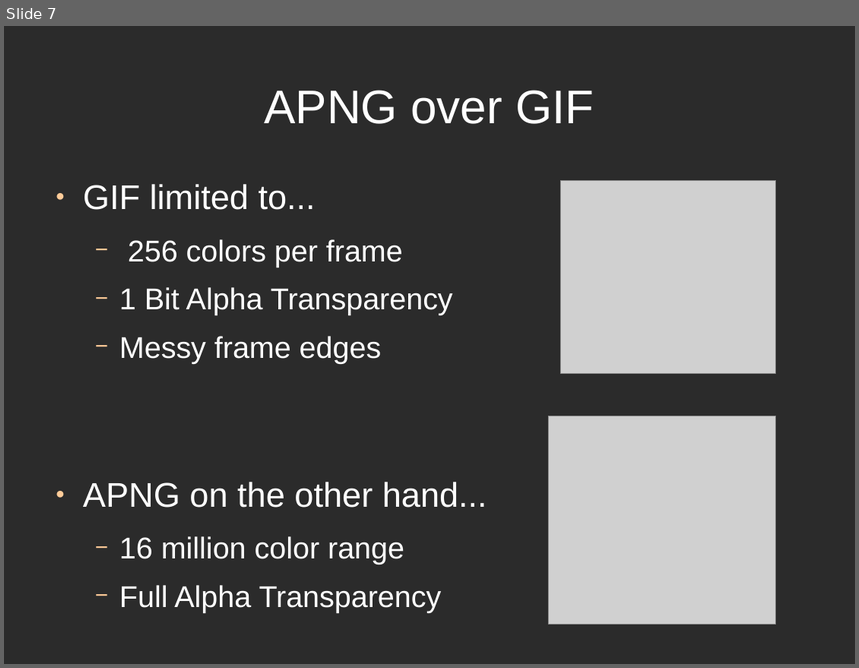
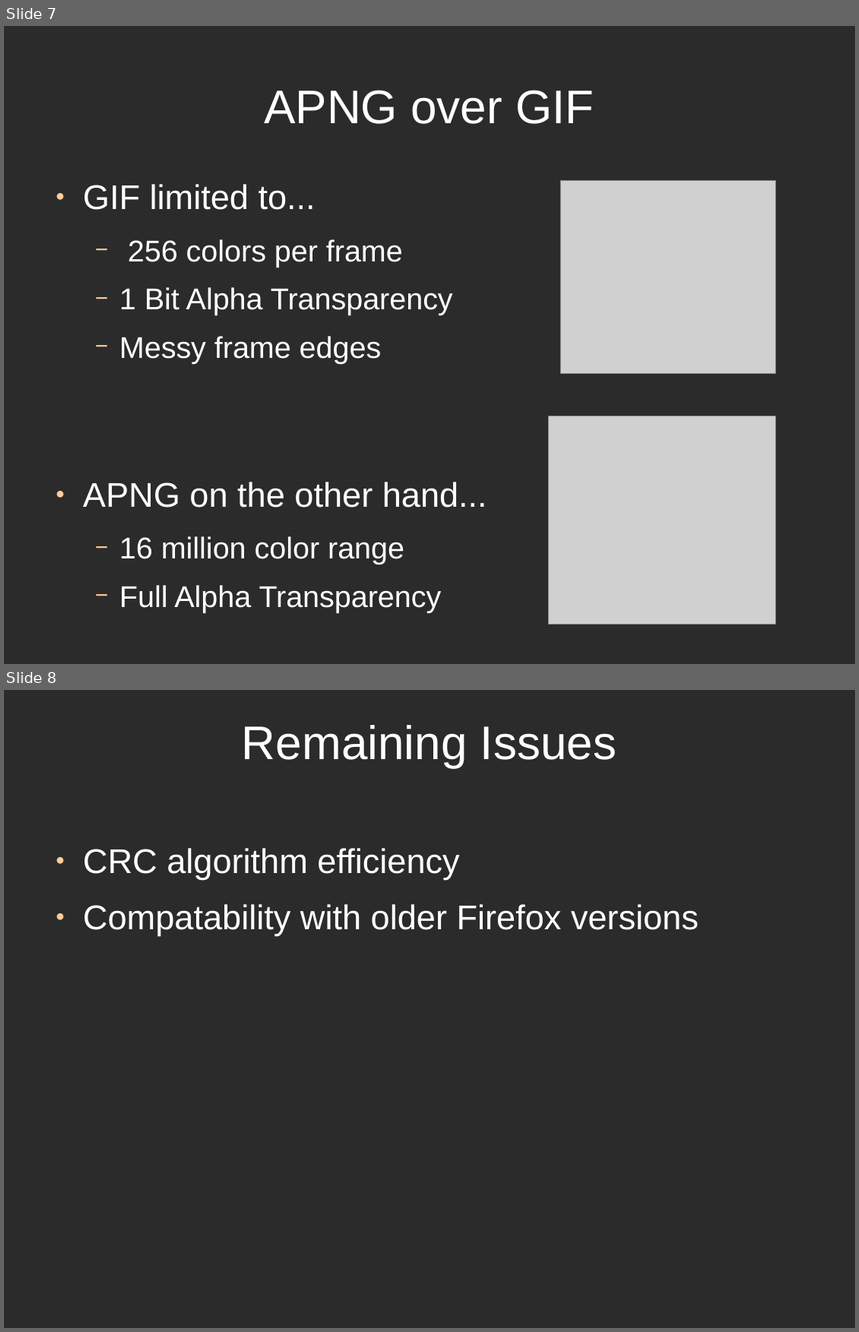
Before and after one commit to directrix1/se2, a slide deck: wip/SE2Presentation.odp. Shown one above the other, each under a label of ours: slide 7 before the commit, slides 7 and 8 after it. The pictures are 859x668 and 859x1332 pixels, drawn with LibreOffice and Linux fonts; fonts in the diff are those of the drawing; grey boxes stand for pictures; background and template pictures are left out; a plain dark background stands for a picture behind light text. Boxes give left, top, right and bottom in pixels: in the first picture for what was removed or moved away, otherwise in the second. Text is boxed around its words. In the diff, an @@ line names an element or a change of style, - is before the commit and + after.

```diff
--- a/wip/SE2Presentation.odp
+++ b/wip/SE2Presentation.odp
@@ slide 8 added at bbox=[4, 690, 855, 1328], background picture (left out) @@
@@ title added at bbox=[242, 725, 617, 768], 44 pt, text #FFFFFF @@
+Remaining Issues
@@ text added at bbox=[83, 848, 699, 936], 32 pt, text #FFFFFF @@
+● CRC algorithm efficiency
+● Compatability with older Firefox versions
```
Also in this commit, not shown: 1 other slide added.
